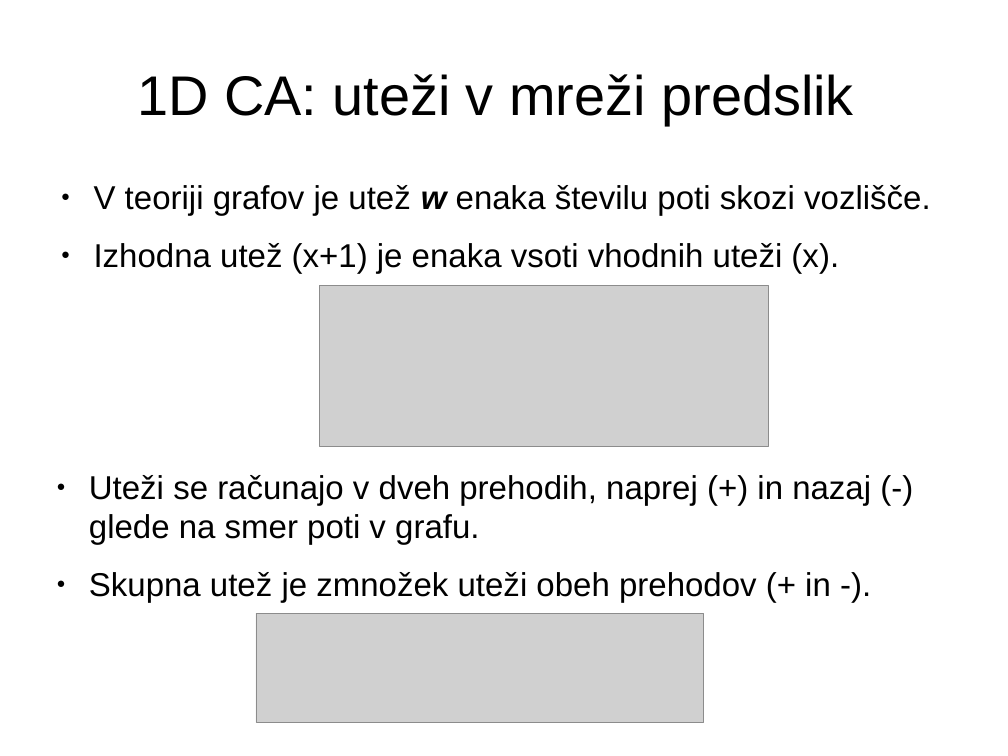
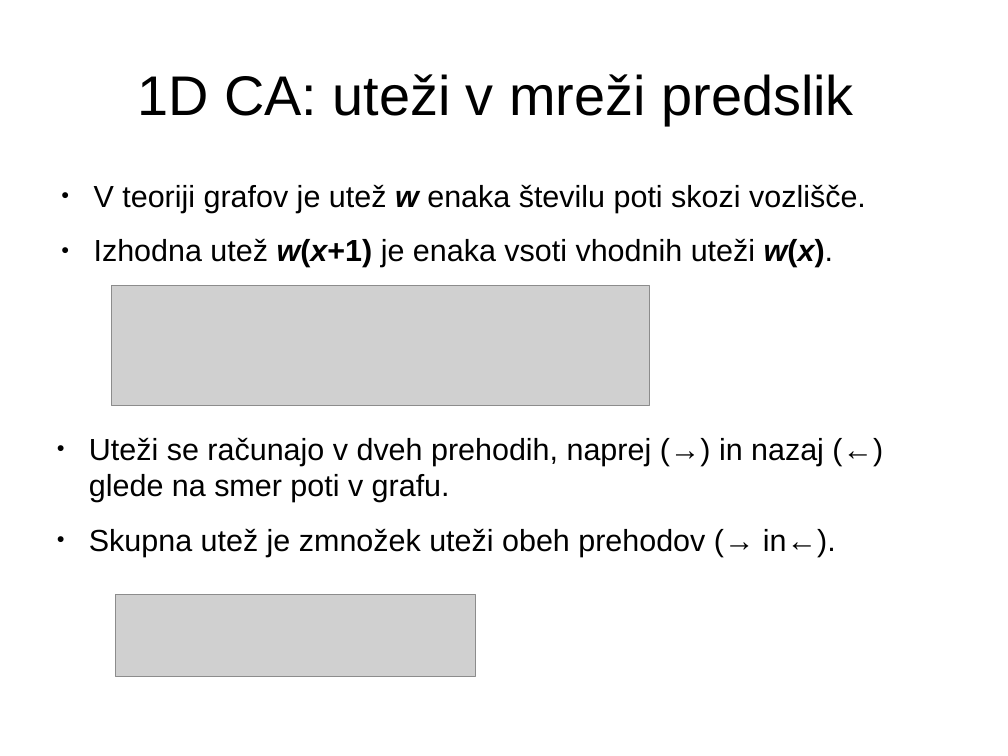
Before and after one commit to jeras/fri-latex-templates, a slide deck: slide 8 of predstavitev/predstavitev.odp (slide 7 before the commit). Drawn at 1008x756 pixels with LibreOffice and Linux fonts; fonts in the diff are those of the drawing; grey boxes stand for pictures. Boxes give left, top, right and bottom in pixels: in the first picture for what was removed or moved away, otherwise in the second. Text is boxed around its words. In the diff, an @@ line names an element or a change of style, - is before the commit and + after.

```diff
--- a/predstavitev/predstavitev.odp
+++ b/predstavitev/predstavitev.odp
@@ text at box(94, 184, 866, 213): size 26 to 24 pt in "V teoriji grafov je utež w enaka ..." @@
@@ text at box(94, 238, 833, 267): text changed; size 26 to 24 pt @@
-● Izhodna utež (x+1) je enaka vsoti vhodnih uteži (x).
+● Izhodna utež w(x+1) je enaka vsoti vhodnih uteži w(x).
@@ picture: place and size @@
-picture at box(319, 286, 768, 447)
+picture at box(112, 286, 649, 406)
@@ text at box(89, 437, 836, 557): text changed; size 26 to 24 pt @@
-● Uteži se računajo v dveh prehodih, naprej (+) in nazaj (-) glede na smer poti v grafu.
-● Skupna utež je zmnožek uteži obeh prehodov (+ in -).
+● Uteži se računajo v dveh prehodih, naprej (→) in nazaj (←) glede na smer poti v grafu.
+● Skupna utež je zmnožek uteži obeh prehodov (→ in←).
@@ picture: place and size @@
-picture at box(256, 613, 704, 723)
+picture at box(115, 595, 475, 677)
```
Also in this commit, not shown: 18 other slides changed, 7 other files.
